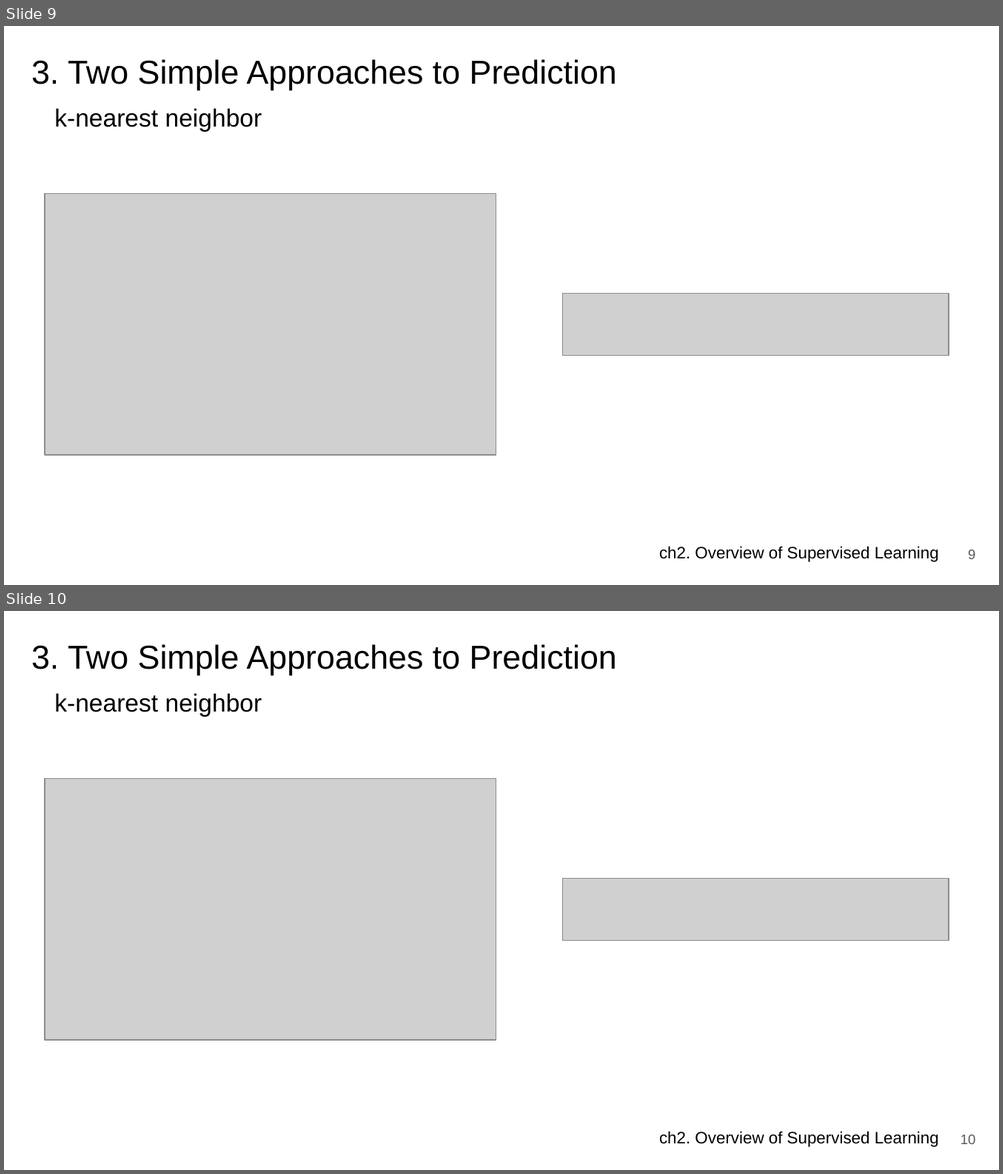
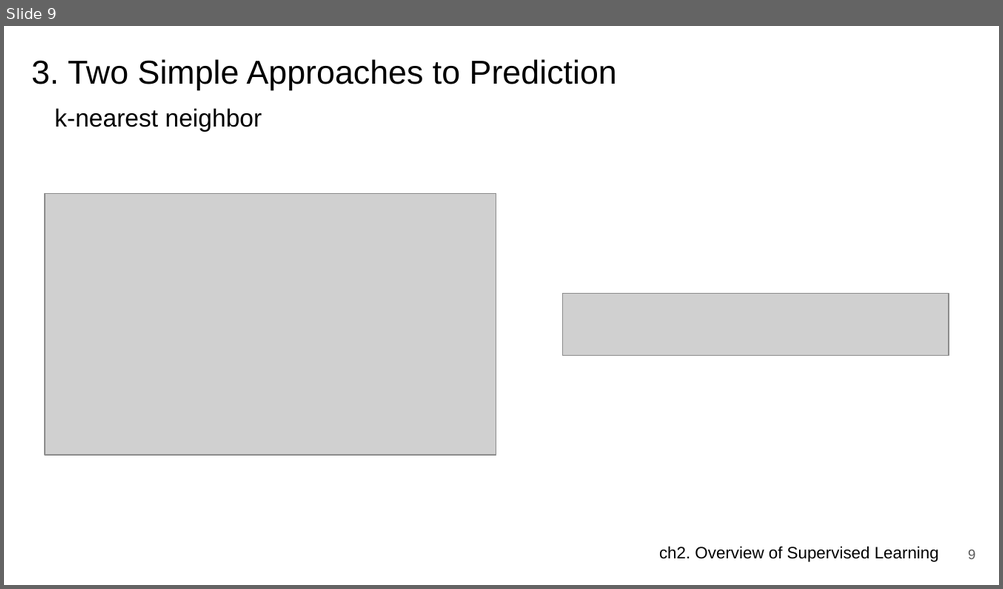
Before and after one commit to JerryKwon/ElemStatLearn-review, a slide deck: ch2. Supervised Learning/presentation/ch2. Overview of Supervised Learning.pptx. Shown one above the other, each under a label of ours: slides 9 and 10 before the commit, slide 9 after it. The pictures are 1003x1174 and 1003x589 pixels, drawn with LibreOffice and Linux fonts; fonts in the diff are those of the drawing; grey boxes stand for pictures. Boxes give left, top, right and bottom in pixels: in the first picture for what was removed or moved away, otherwise in the second. Text is boxed around its words. In the diff, an @@ line names an element or a change of style, - is before the commit and + after.

```diff
--- a/ch2. Supervised Learning/presentation/ch2. Overview of Supervised Learning.pptx
+++ b/ch2. Supervised Learning/presentation/ch2. Overview of Supervised Learning.pptx
@@ slide 10 removed at (x1=4, y1=611, x2=999, y2=1170), background #FFFFFF; not listed: 1 template element that a slide beside it also shows @@
@@ title removed at (x1=31, y1=644, x2=617, y2=675) @@
-3. Two Simple Approaches to Prediction
@@ title removed at (x1=54, y1=693, x2=262, y2=716) @@
-k-nearest neighbor
@@ picture removed at (x1=45, y1=779, x2=496, y2=1041) @@
@@ picture removed at (x1=562, y1=879, x2=948, y2=941) @@
@@ page number removed at (x1=960, y1=1135, x2=976, y2=1145) @@
-10
```
Also in this commit, not shown: 5 slides changed, 1 other slide removed.
